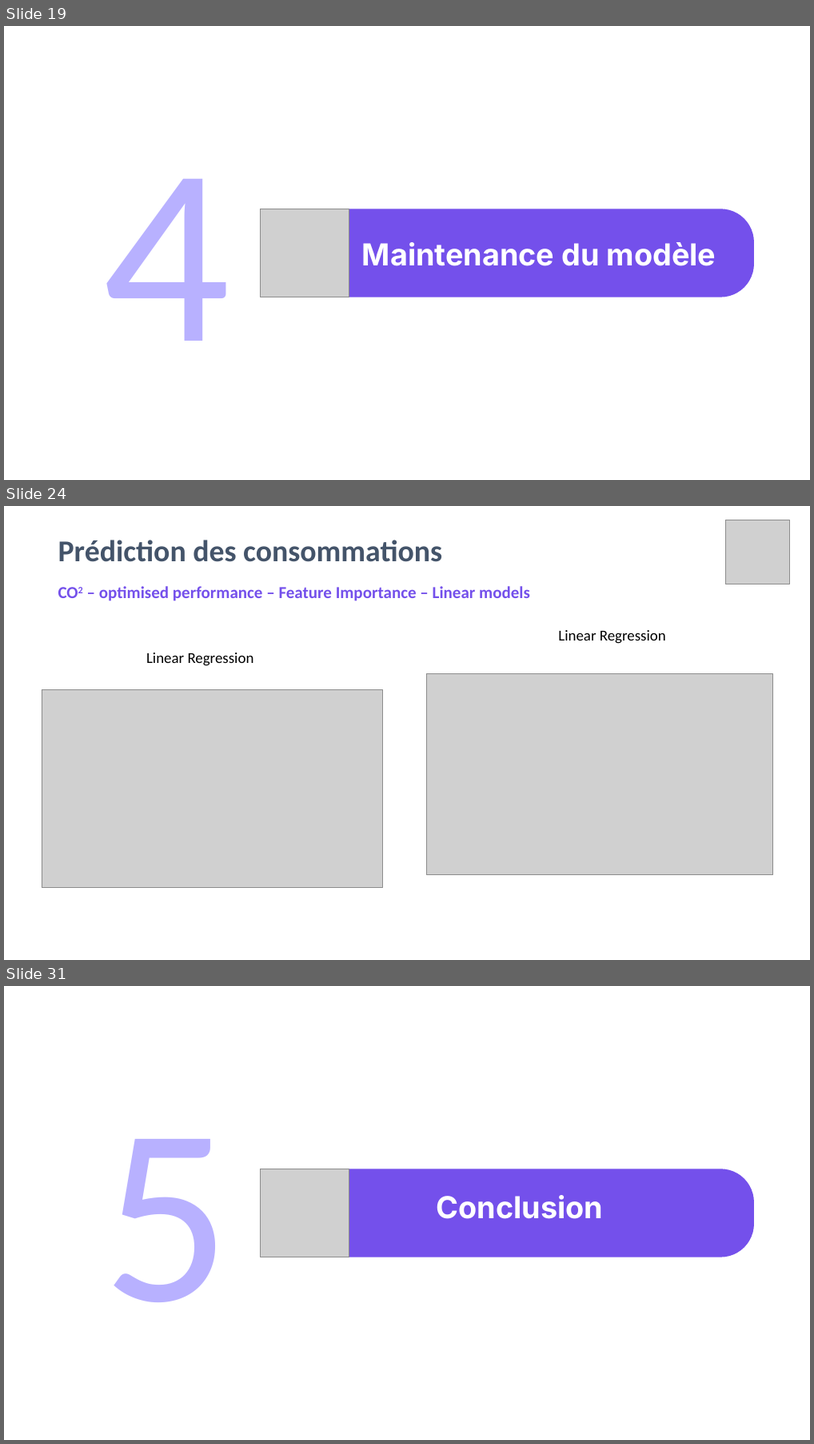
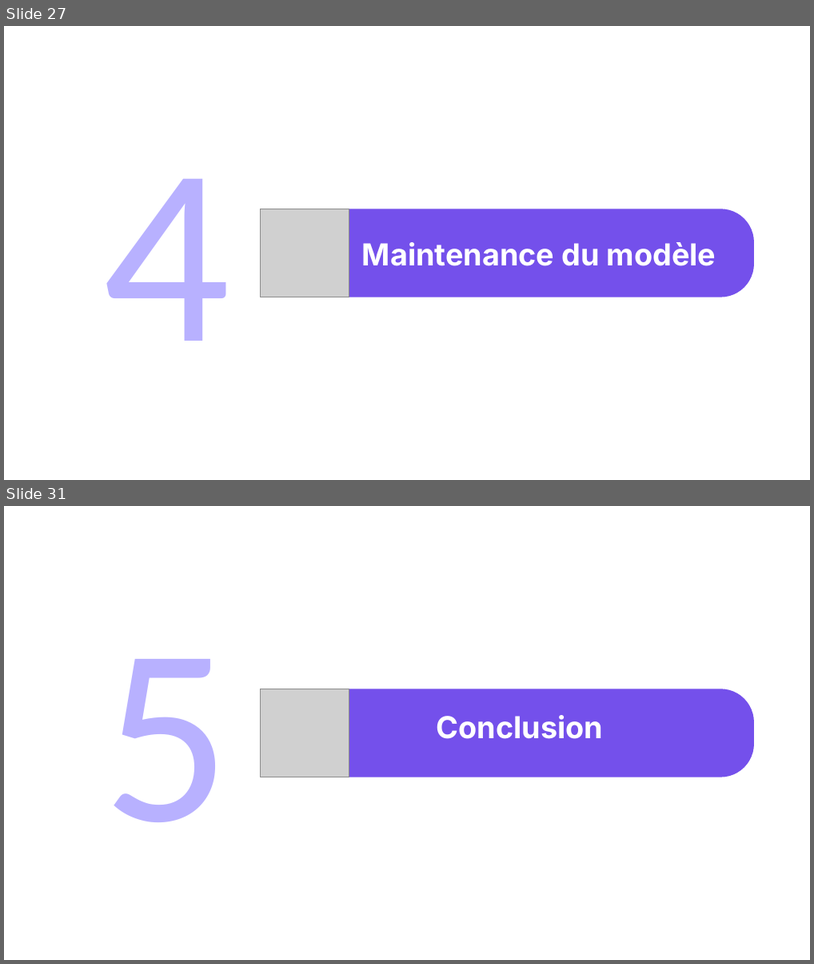
Before and after one commit to amaye15/OpenClassroom--Machine-Learning-Engineer, a slide deck: P4/P4.pptx. Shown one above the other, each under a label of ours: slides 19, 24 and 31 before the commit, slides 27 and 31 after it; the slides between them are not shown. The pictures are 814x1444 and 814x964 pixels, drawn with LibreOffice and Linux fonts; fonts in the diff are those of the drawing; grey boxes stand for pictures. Boxes give left, top, right and bottom in pixels: in the first picture for what was removed or moved away, otherwise in the second. Text is boxed around its words. In the diff, an @@ line names an element or a change of style, - is before the commit and + after.

```diff
--- a/P4/P4.pptx
+++ b/P4/P4.pptx
@@ slide 24 removed at (4,506,810,960), background #FFFFFF @@
@@ picture removed at (726,520,790,584) @@
@@ title removed at (58,540,442,562) @@
-Prédiction des consommations
@@ text removed at (99,586,530,601) @@
-CO2 – optimised performance – Feature Importance – Linear models
@@ text removed at (558,630,666,644) @@
-Linear Regression
@@ text removed at (146,652,254,666) @@
-Linear Regression
@@ picture removed at (427,673,773,874) @@
@@ picture removed at (42,689,383,887) @@
@@ what was slide 19 is now slide 27 @@
```
Also in this commit, not shown: 10 slides changed, 15 slides added, 14 other slides removed, 6 other files.
